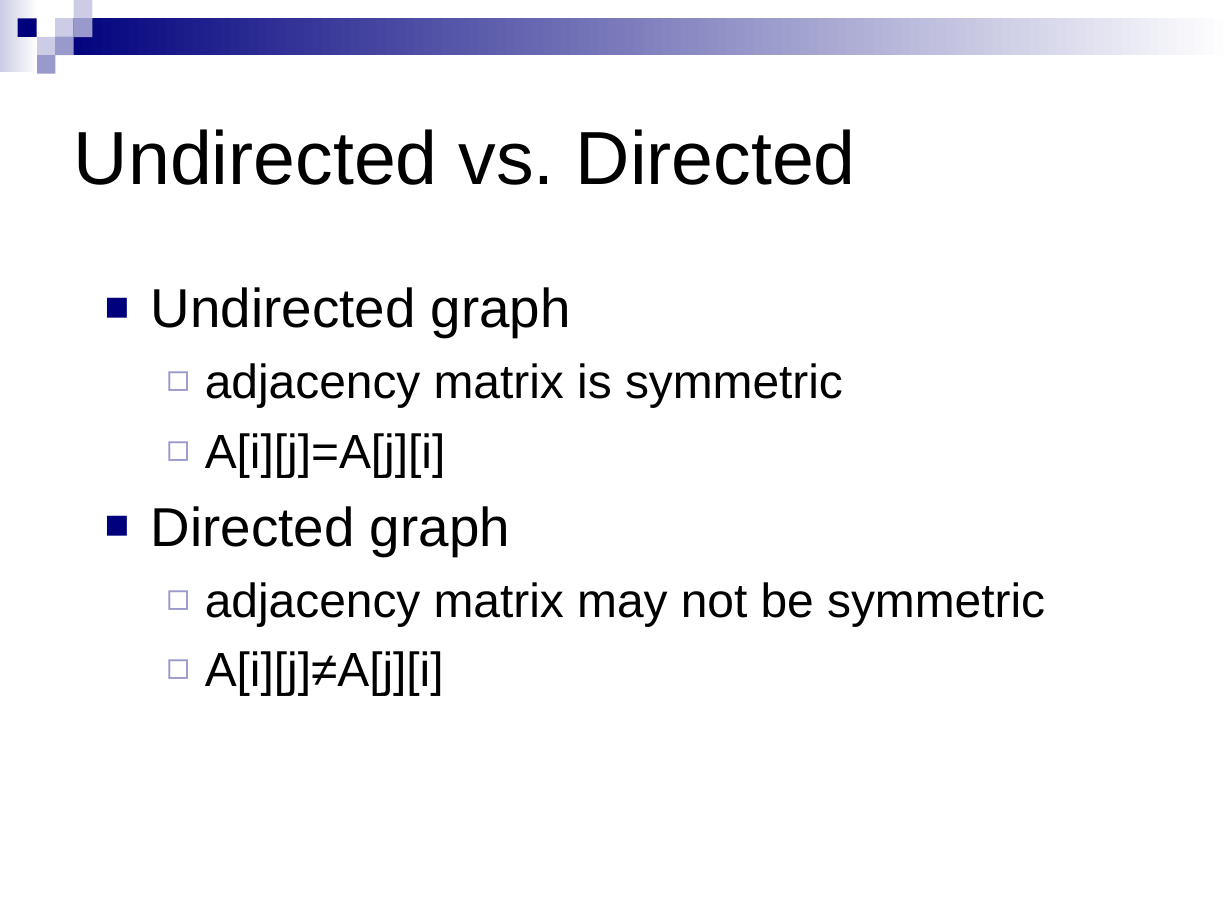
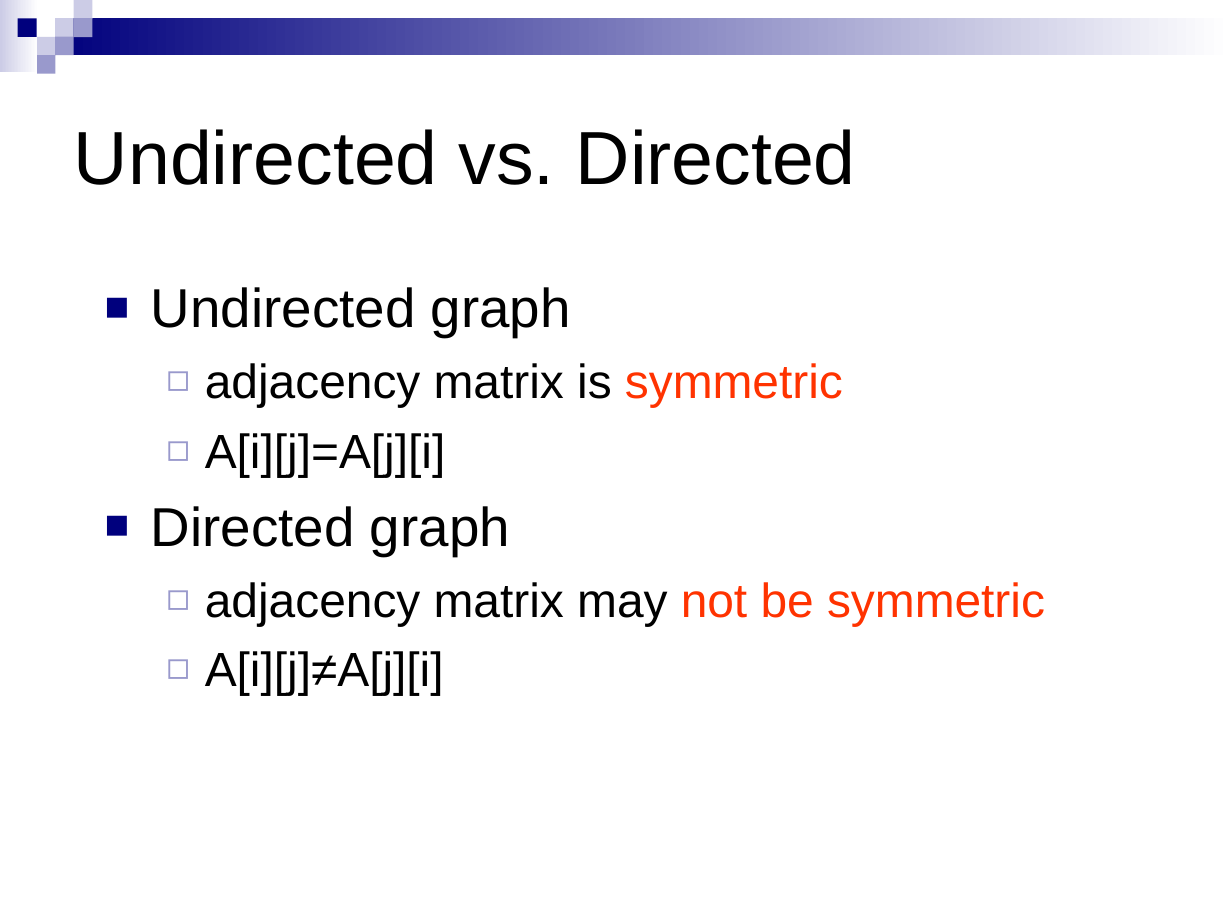
Before and after one commit to HengFan2010/hengfan2010.github.io, a slide deck: slide 23 of teaching/21F-3110/slides/3110-lecture 12-Graph I.ppt (slide 18 before the commit). Drawn at 1232x924 pixels with LibreOffice and Linux fonts; fonts in the diff are those of the drawing. Boxes give left, top, right and bottom in pixels: in the first picture for what was removed or moved away, otherwise in the second. Text is boxed around its words. In the diff, an @@ line names an element or a change of style, - is before the commit and + after.

```diff
--- a/teaching/21F-3110/slides/3110-lecture 12-Graph I.ppt
+++ b/teaching/21F-3110/slides/3110-lecture 12-Graph I.ppt
@@ text at (205, 363, 1045, 626): text colour #000000 to #FF3300 in "symmetric", "not be symmetric" @@
```
Also in this commit, not shown: 7 other slides changed, 4 slides added, 1 other file.
